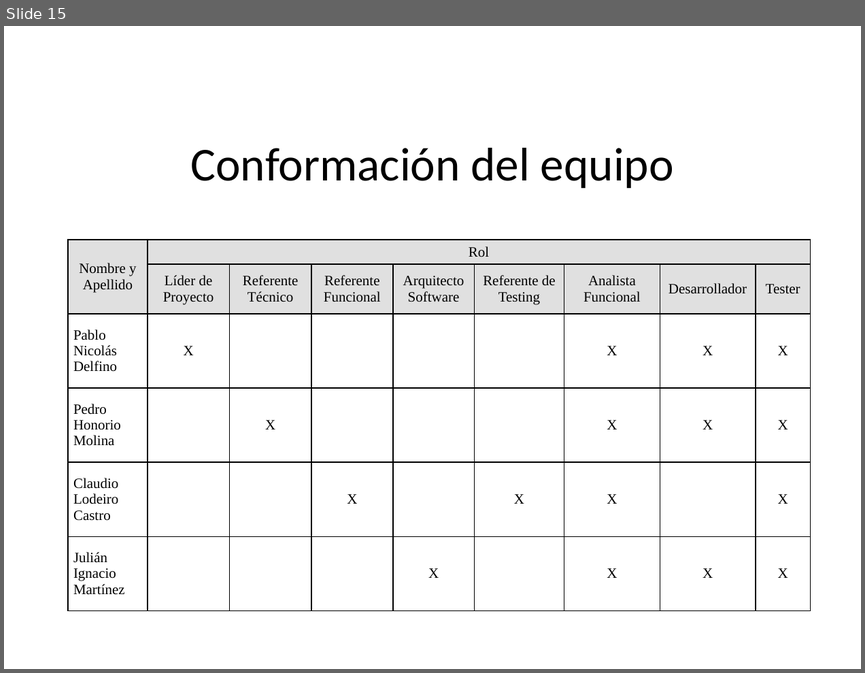
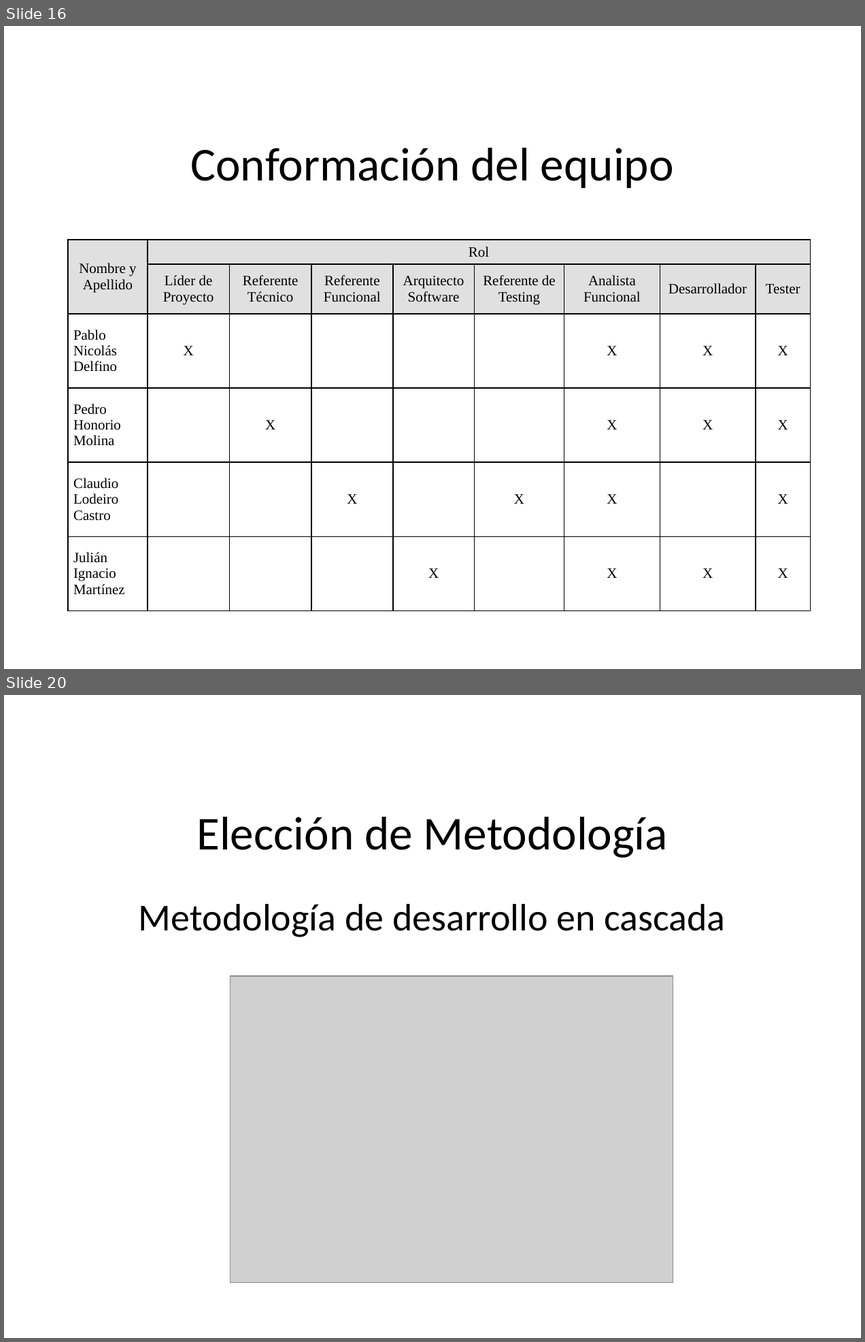
Before and after one commit to pedrohmolina/admin-ong, a slide deck: Documentacion/Presentacion/Presentacion Sirius.pptx. Shown one above the other, each under a label of ours: slide 15 before the commit, slides 16 and 20 after it; the slides between them are not shown. The pictures are 865x673 and 865x1342 pixels, drawn with LibreOffice and Linux fonts; fonts in the diff are those of the drawing; grey boxes stand for pictures; background and template pictures are left out. Boxes give left, top, right and bottom in pixels: in the first picture for what was removed or moved away, otherwise in the second. Text is boxed around its words. In the diff, an @@ line names an element or a change of style, - is before the commit and + after.

```diff
--- a/Documentacion/Presentacion/Presentacion Sirius.pptx
+++ b/Documentacion/Presentacion/Presentacion Sirius.pptx
@@ slide 20 added at (x1=4, y1=695, x2=861, y2=1338), background picture (left out) @@
@@ title added at (x1=196, y1=817, x2=668, y2=858), 39.6 pt, text #000000 @@
+Elección de Metodología
@@ text added at (x1=139, y1=904, x2=725, y2=937), 32 pt, text #000000 @@
+Metodología de desarrollo en cascada
@@ picture added at (x1=230, y1=976, x2=673, y2=1282) @@
@@ what was slide 15 is now slide 16 @@
```
Also in this commit, not shown: 11 slides changed, 7 other slides added, 7 slides removed.
